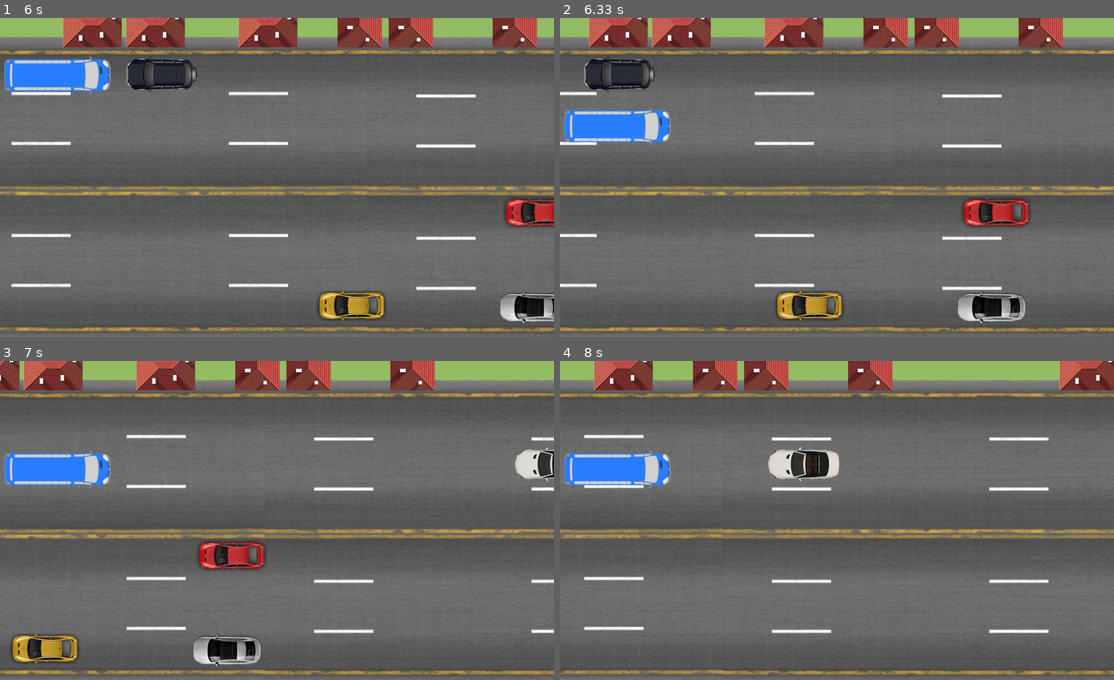
Above: before the commit, frames 1-4 (two rows, left to right).
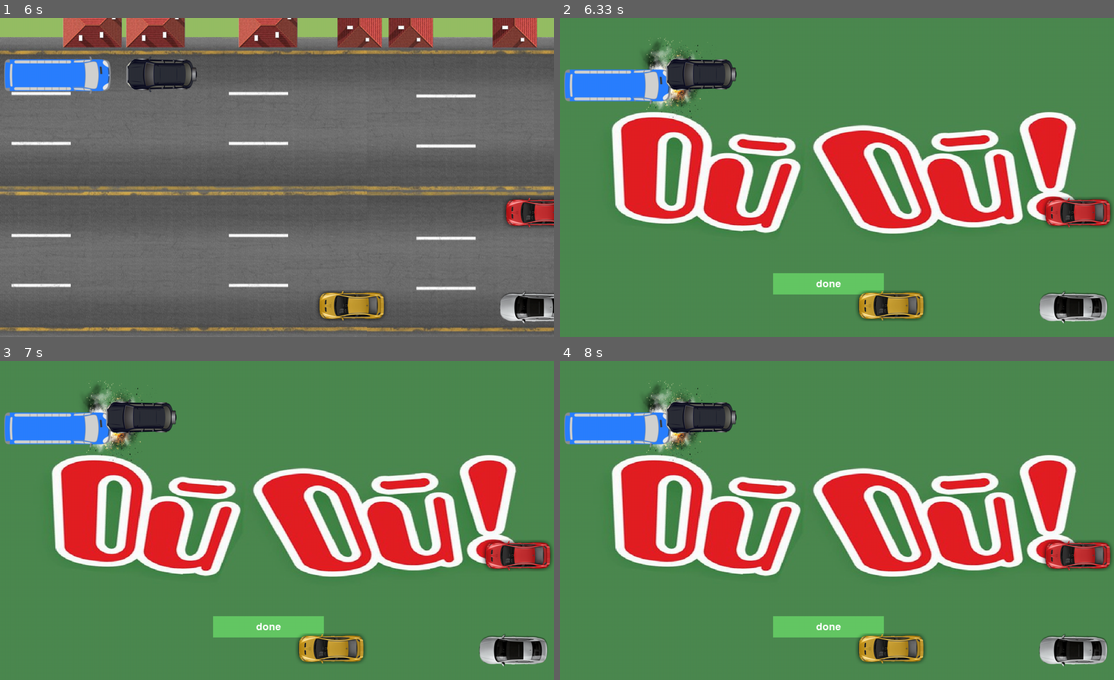
Above: after the commit, the same moments.

Repository: Alicccce/project_pygame
Game: pygame game, started from Alice.py
Two runs of this game, one before a commit and one after it. Both use one fixed random seed, a clock stepped at 60 frames per second and the inputs below.
Inputs:
- Up to frame 1 (6 s): hold W 0.33-0.8 s; hold S 0.83-1.13 s; hold W 1.17-1.53 s; hold S 1.57-1.93 s; hold W 1.97-2.27 s; hold S 2.3-2.6 s; hold W 2.63-3 s; hold W 3.03-3.4 s; hold W 3.43-3.73 s; hold S 3.77-4.07 s; hold W 4.1-4.47 s; hold S 4.5-4.87 s; hold W 4.9-5.2 s; hold S 5.23-5.53 s; hold W 5.57-5.93 s; hold S from 5.97 s (still down)
- Up to frame 2 (6.33 s): keep holding S
- Up to frame 3 (7 s): release S at 6.33 s
- Up to frame 4 (8 s): no input

Frame 1 is identical in both runs. In frame 2, 99% of the frame differs, in the area x 0-100%, y 0-100%; in frame 3, 99%; in frame 4, 99%.

Commit message:
основная игра 2,4,1

Diff:
--- a/Alice.py
+++ b/Alice.py
@@ -75,9 +75,10 @@
         self.mask_bus = pygame.mask.from_surface(self.image)
 
     def update(self, keys):
-        if keys[pygame.K_w] and self.rect.y + 14 >= 80:
+        global speed_car
+        if keys[pygame.K_w] and self.rect.y + 14 >= 80 and speed_car != 0:
             self.rect.y -= 6
-        if keys[pygame.K_s] and self.rect.y + 111 <= 730:
+        if keys[pygame.K_s] and self.rect.y + 111 <= 730 and speed_car != 0:
             self.rect.y += 6
 
 
@@ -95,13 +96,15 @@
         need.append(self.rect)
 
     def update(self, speed):
+        global speed_car
         cor_y = [90, 200, 310, 420, 530, 640]
-        self.rect.x -= 12
+        self.rect.x -= speed_car
         p = choice(self.ox_per)  # выбор абциссы старта машинки при достижении левой границы
         if pygame.sprite.collide_mask(self, bus):
             buyt = Button(500, 600, 260, 50, GREEN, LIGHT_GREEN, 'done')
             smena()
             buyt.draw(500, 600)
+            speed_car = 0
             bu = pygame.transform.scale(load_image('boo.png'), (200, 200))
             screen.blit(bu, (self.rect.x-70, self.rect.y-50))
 
@@ -141,6 +144,7 @@
 
     xx, yy = 0, 45
     X1, Y1 = 1280, 45
+    speed_car = 12
     roof_g_speed = 4
     roof_g_positions = [(490, -35), (80, -35), (225, -35)]
     roof_v_positions = [(1085, -68), (720, -68), (840, -68)]
